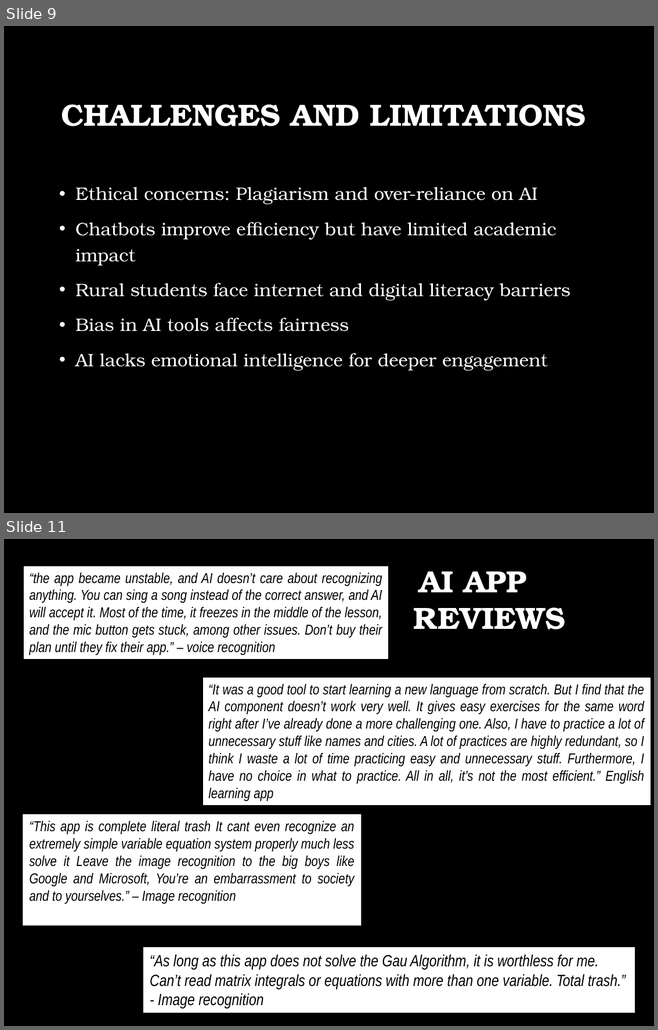
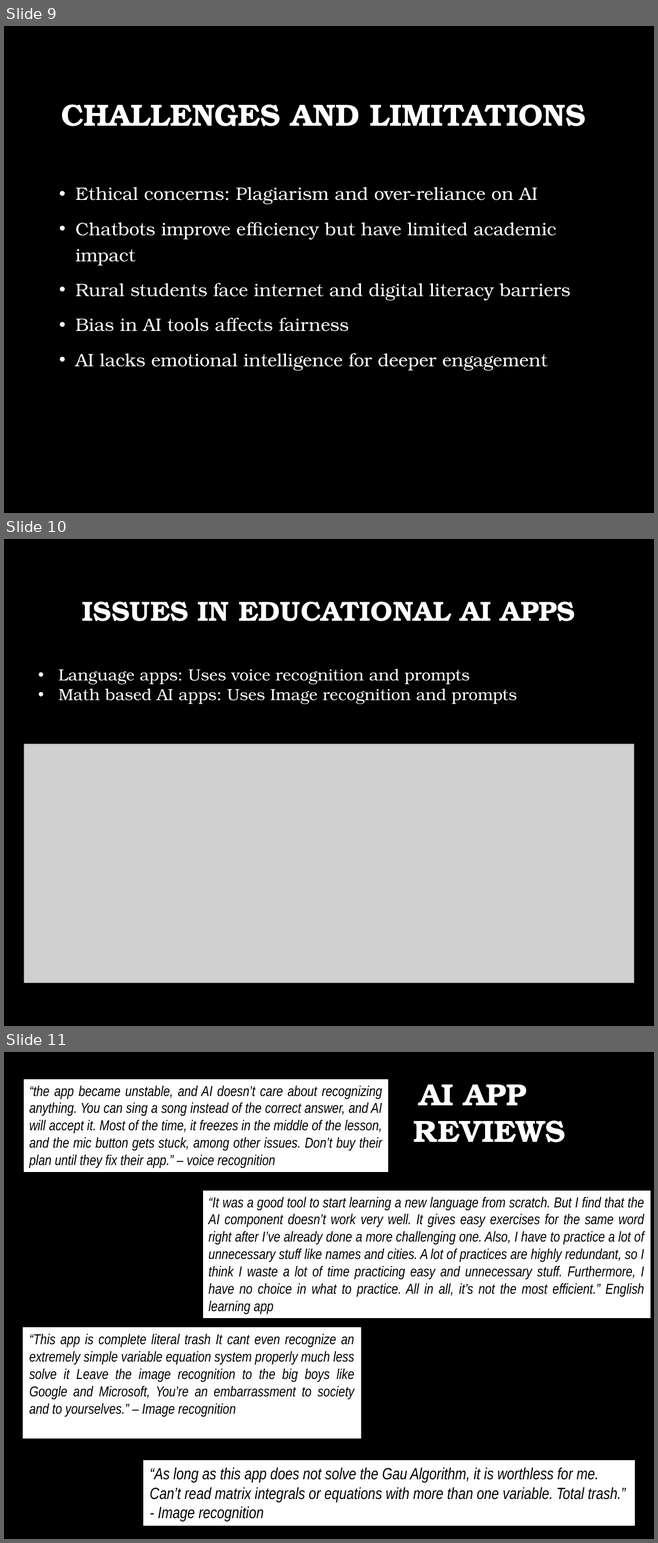
Before and after one commit to yuriiSY/Study-Buddy, a slide deck: Weekly Submissions/Week2/Presentation Week 2.pptx. Shown one above the other, each under a label of ours: slides 9 and 11 before the commit, slides 9, 10 and 11 after it; the slides between them are not shown. The pictures are 658x1030 and 658x1543 pixels, drawn with LibreOffice and Linux fonts; fonts in the diff are those of the drawing; grey boxes stand for pictures; background and template pictures are left out. Boxes give left, top, right and bottom in pixels: in the first picture for what was removed or moved away, otherwise in the second. Text is boxed around its words. In the diff, an @@ line names an element or a change of style, - is before the commit and + after.

```diff
--- a/Weekly Submissions/Week2/Presentation Week 2.pptx
+++ b/Weekly Submissions/Week2/Presentation Week 2.pptx
@@ slide 10 added at (4, 539, 654, 1026), background picture (left out) @@
@@ title added at (82, 602, 575, 621), 30.6 pt, text #FFFFFF, bold @@
+ISSUES IN EDUCATIONAL AI APPS
@@ text added at (59, 669, 517, 704), 18 pt, text #FFFFFF @@
+• Language apps: Uses voice recognition and prompts
+• Math based AI apps: Uses Image recognition and prompts
@@ picture added at (24, 744, 633, 983) @@
```
Also in this commit, not shown: 1 slide changed, 3 other slides added, 3 slides removed.
